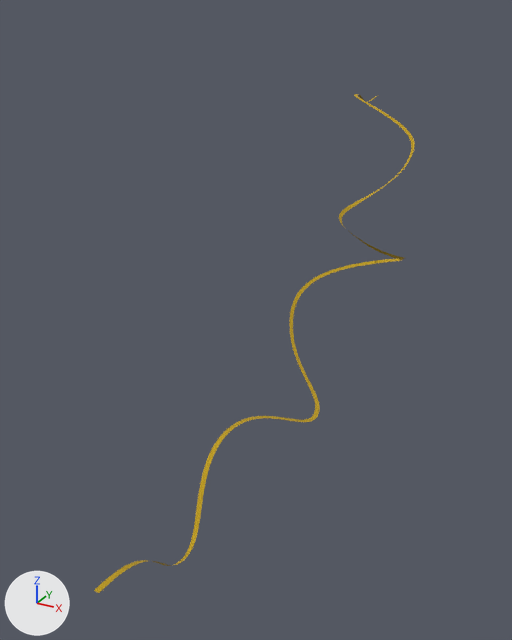
An edit to the glTF model Project/area/4 levitated ruin/act 1/environment/model/SkyRoad01.gltf, drawn before and after from the same camera.
Both versions are drawn from a 50 mm lens placed at (71.0, 863.0, 58.0), pointed at (-79.0, 1136.0, -78.0). Every picture has the same lights, and +X, +Y and +Z are marked at lower left. Vertices at the same position are counted once.

The older version as bpy lines, for what is in view:
```python
me_skyroad01 = bpy.data.meshes.new('SkyRoad01')
me_skyroad01.from_pydata(...)  # 1158 vertices, 1156 faces; spans x -101.0..-28.0, y 974.0..1349.0, z -112.0..8.0
me_skyroad01.materials.append(mat_sky_road)
ob_skyroad01 = bpy.data.objects.new('SkyRoad01', me_skyroad01)
ob_skyroad01.location = (0.0, 0.0, 0.0)
```
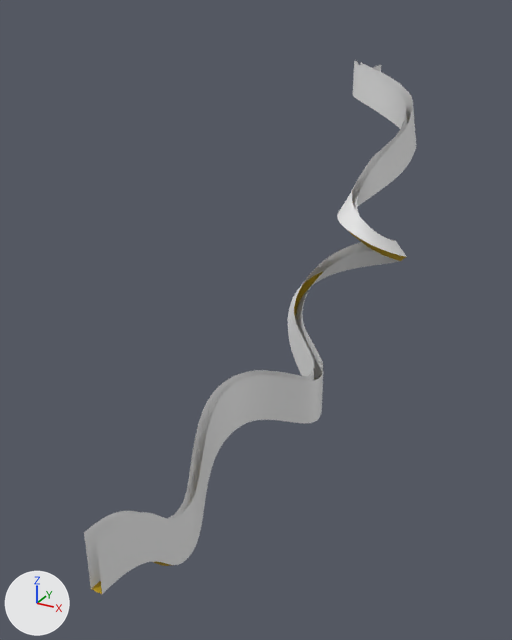
Patch to the scene script:
```diff
--- a/Project/area/4 levitated ruin/act 1/environment/model/SkyRoad01.gltf.py
+++ b/Project/area/4 levitated ruin/act 1/environment/model/SkyRoad01.gltf.py
@@ me_skyroad01 @@
 # used by ob_skyroad01; location = (0.0, 0.0, 0.0)
-me_skyroad01.from_pydata(...)  # 1158 vertices, 1156 faces; spans x -101.0..-28.0, y 974.0..1349.0, z -112.0..8.0
+me_skyroad01.from_pydata(...)  # 1158 vertices, 1156 faces; spans x -102.0..-27.0, y 974.0..1349.0, z -112.0..9.0
+# me_skyroad01 part 1: 1088 of 1158 vertices moved; they spanned x -101.0..-28.0, y 974.0..1317.0, z -112.0..8.0 and now span x -102.0..-27.0, y 974.0..1317.0, z -112.0..9.0; mean shift (0.0, 0.0, 0.0); largest move (-78.0, 1293.0, 1.0) -> (-77.0, 1294.0, 2.0)
 me_skyroad01.materials.append(mat_sky_road)
@@ me_skyroadwall01 @@
+me_skyroadwall01.from_pydata(...)  # 2316 vertices, 2312 faces; spans x -102.0..-27.0, y 974.0..1349.0, z -112.0..28.0
@@ ob_skyroadwall01 @@
+ob_skyroadwall01 = bpy.data.objects.new('SkyRoadWall01', me_skyroadwall01)
+ob_skyroadwall01.location = (0.0, 0.0, 0.0)
```

Boxes [x1, y1, x2, y2] around the edits, measured in the pictures (512 x 640 px):
'SkyRoadWall01', added: after [84, 61, 416, 594]
'SkyRoad01', reshaped: before [94, 94, 415, 593]; after [92, 201, 406, 594]
